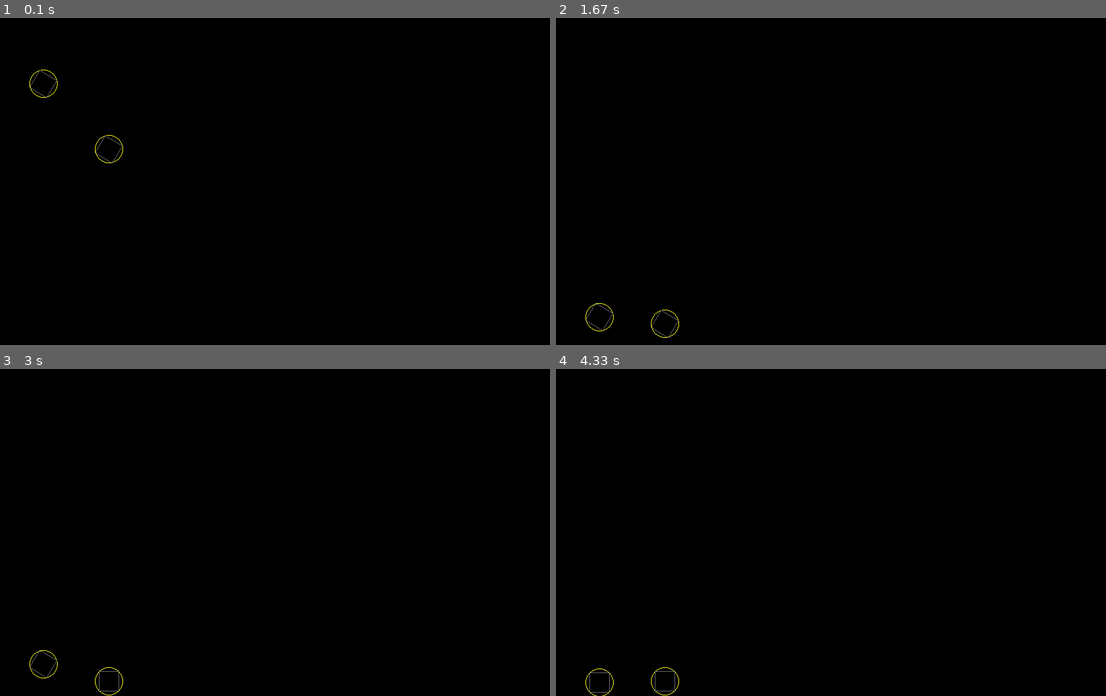
Above: before the commit, frames 1-4 (two rows, left to right).
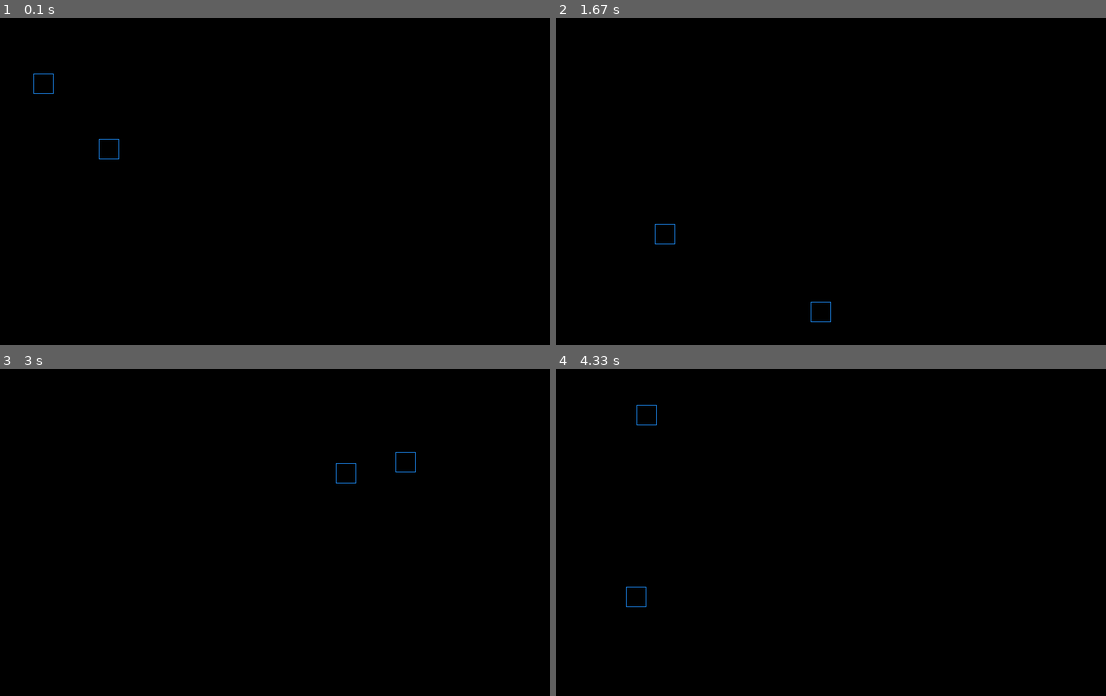
Above: after the commit, the same moments.

Repository: Aaroney13/2D-pygame-engine
Game: pygame game, started from Physicsstart.py
Same seed, same stepped clock (60 frames per second), same inputs: the game is played once before the commit and once after it.
Inputs (mouse positions are in pixels of both pictures, inside the frame that each line leads up to):
- Up to frame 1 (0.1 s): no input
- Up to frame 2 (1.67 s): press the mouse at (600, 93) at 0.37 s; move the mouse to (699, 93) at 0.47 s; release the mouse at (803, 93) at 0.6 s; press the mouse at (820, 93) at 0.7 s; move the mouse to (721, 184) at 0.8 s; release the mouse at (622, 276) at 0.93 s; press the mouse at (600, 292) at 1.03 s; move the mouse to (655, 210) at 1.13 s; release the mouse at (710, 129) at 1.27 s; press the mouse at (715, 112) at 1.37 s; move the mouse to (765, 207) at 1.47 s; release the mouse at (814, 299) at 1.6 s
- Up to frame 3 (3 s): press the mouse at (269, 669) at 1.7 s; move the mouse to (159, 594) at 1.8 s; release the mouse at (55, 522) at 1.93 s; press the mouse at (33, 509) at 2.03 s; move the mouse to (236, 581) at 2.13 s; release the mouse at (434, 650) at 2.27 s; press the mouse at (473, 663) at 2.37 s; move the mouse to (445, 581) at 2.47 s; release the mouse at (418, 503) at 2.6 s; press the mouse at (110, 650) at 2.7 s; move the mouse to (220, 568) at 2.8 s; release the mouse at (330, 486) at 2.93 s
- Up to frame 4 (4.33 s): press the mouse at (957, 457) at 3.03 s; move the mouse to (803, 496) at 3.13 s; release the mouse at (655, 535) at 3.27 s; press the mouse at (946, 440) at 3.37 s; move the mouse to (836, 539) at 3.47 s; release the mouse at (732, 637) at 3.6 s; press the mouse at (704, 656) at 3.7 s; move the mouse to (803, 617) at 3.8 s; release the mouse at (897, 578) at 3.93 s; press the mouse at (919, 571) at 4.03 s; move the mouse to (792, 499) at 4.13 s; release the mouse at (666, 424) at 4.27 s

The runs differ from the first frame. In frame 1, 0.2% of the frame differs, in the area x 5-23%, y 15-45%; in frame 2, 0.2%; in frame 3, 0.2%; in frame 4, 0.2%, in the area x 5-23%, y 11-100%.

Commit message:
Update Physicsstart.py

Diff:
--- a/Physicsstart.py
+++ b/Physicsstart.py
@@ -8,6 +8,8 @@
 global stop
 global vectormovetime
 global vectormovestop
+global ismoving
+ismoving = True
 start = time.time()
 stop = 0.0
 WIN = pygame.display.set_mode((WIDTH, HEIGHT))
@@ -35,8 +37,12 @@
         self.height = height
         self.xspeed = xspeed
         self.yspeed = yspeed
+        self.ismoving = True
+        self.rolling = False
         self.angleval = angleval
-        self.radius = int(math.sqrt(2 * math.pow(self.width / 2, 2)))
+        self.velocity = 0
+      #  self.radius = int(math.sqrt(2 * math.pow(self.width / 2, 2)))
+        self.radius = int(self.width / 2)
         totalx = 0
         totaly = 0
         self.center = (totalx, totaly)
@@ -44,21 +50,23 @@
         for e in range(len(self.points2)):
             self.points2[e] = (self.points[e][0] + self.center[0], self.points[e][1] + self.center[1])
         rotate_thing()
-        for e in range(len(self.points2)):
-            pygame.gfxdraw.circle(WIN, int(self.center[0]), int(self.center[1]), self.radius, (240, 240, 20))
-        pygame.gfxdraw.polygon(WIN, self.points2, (100, 100, 100))
+        #for e in range(len(self.points2)):
+         #   pygame.gfxdraw.circle(WIN, int(self.center[0]), int(self.center[1]), self.radius, (240, 240, 20))
+        pygame.gfxdraw.polygon(WIN, self.points2, (30, 144, 255))
 
 def gravity(x):
-    if (b[x].center[1] < HEIGHT - (b[x].radius + 2)):
-        stop = time.time()
-        b[x].yspeed = b[x].yspeed + (9.8 * (stop - start))
-        vectorMovement(x)
+    if (math.fabs(b[x].yspeed) > 0):
+        b[x].ismoving = True
+    if (b[x].ismoving):
+        if (b[x].center[1] < HEIGHT - (b[x].radius)):
+            b[x].velocity = math.sqrt(math.pow(b[x].xspeed, 2) + math.pow(b[x].yspeed, 2))
+            b[x].rolling = False
+            stop = time.time()
+            b[x].yspeed = b[x].yspeed + (9.8 * (stop - start))
 
 def mouseclick():
     for r in range(len(b)):
         print("clicking")
-        b[r].yspeed = 0
-        b[r].xspeed = 0
         pygame.event.get()
         if  pygame.mouse.get_pos()[0] < (b[r].center[0] + (b[r].width / 2)) and pygame.mouse.get_pos()[0] > (b[r].center[0] - (b[r].width / 2 )) and pygame.mouse.get_pos()[1] > (b[r].center[1] - (b[r].width / 2)) and pygame.mouse.get_pos()[1] < b[r].center[1] + (b[r].width / 2):
             global start
@@ -68,11 +76,14 @@
             global colliding
             print("within")
             colliding = False
+            b[r].ismoving = True
             queueX = [pygame.mouse.get_pos()[0], pygame.mouse.get_pos()[0], pygame.mouse.get_pos()[0], pygame.mouse.get_pos()[0], pygame.mouse.get_pos()[0]]
             queueY = [pygame.mouse.get_pos()[1], pygame.mouse.get_pos()[1], pygame.mouse.get_pos()[1], pygame.mouse.get_pos()[1], pygame.mouse.get_pos()[1]]
             start = time.time()
             vectormovetime = time.time()
             while (pygame.mouse.get_pressed() == (1, 0, 0)):
+                b[r].xspeed = 0
+                b[r].yspeed = 0
                 vectormovestop = time.time()
                 if (vectormovestop - vectormovetime > 1/60):
                     vectormovetime = time.time()
@@ -80,6 +91,7 @@
                         if (e != r):
                             collidingwall(e)
                             gravity(e)
+                            vectorMovement(e)
                 pygame.event.get()
                 b[r].center = pygame.mouse.get_pos()
                 draw_window()
@@ -91,8 +103,6 @@
                     queueX.pop(0)
                     queueY.append(Yspeed)
                     queueY.pop(0)
-                  #  print("xspeed", Xspeed)
-                   # print("Yspeed", Yspeed)
                     start = time.time()
                 b[r].xspeed = queueX[len(queueX) - 1] - queueX[0]
                 b[r].yspeed = queueY[len(queueY) - 1] - queueY[0]
@@ -107,28 +117,40 @@
 
 global colliding
 def collidingwall(r):
+    print("b[r].yspeed", b[r].yspeed)
     if (b[r].radius + b[r].center[0]) > (WIDTH - 2):
+        b[r].angleval = b[r].angleval * -1
+        b[r].angleval += b[r].velocity
         print("hitting right")
         b[r].center = (b[r].center[0] - 10, b[r].center[1])
         b[r].xspeed = b[r].xspeed * -.9
-    if (b[r].radius + b[r].center[0]) < 2:
+    if (b[r].center[0] - b[r].radius) < 2:
+        b[r].angleval = b[r].angleval * -1
+        b[r].angleval -= b[r].velocity
         print("hitting left")
         b[r].center = (b[r].center[0] + 10, b[r].center[1])
         b[r].xspeed = b[r].xspeed * -.9
     if (b[r].center[1] > HEIGHT - (b[r].radius + 2) and math.fabs(b[r].yspeed) > 0):
-        if (math.fabs(b[r].yspeed)  < 50):
+      #  b[r].angleval = b[r].angleval
+        b[r].angleval -= b[r].velocity
+        if (math.fabs(b[r].yspeed * .3)  < 3):
+            b[r].ismoving = False
             print("should stop")
+            if (math.fabs(b[r].xspeed) > 0):
+       #         b[r].velocity = b[r].velocity * -.01
+                b[r].rolling = True
             b[r].yspeed = 0
-        b[r].center = (b[r].center[0], b[r].center[1] - 10)
+            if (math.fabs(b[r].xspeed) < 20):
+                b[r].xspeed = 0
+        b[r].center = (b[r].center[0], b[r].center[1] - 2)
         b[r].yspeed = b[r].yspeed * -.9
-#    for othershapes in range(len(b)):
- #       if (othershapes != r):
-  #          if math.fabs(b[r].center[0] - b[othershapes].center[0]) < (b[r].radius + b[othershapes].radius) and math.fabs(b[r].center[1] - b[othershapes].center[1]) < (b[r].radius + b[othershapes].radius):
-             #   b[r].yspeed = b[r].yspeed + b[]
-   #             b[r].xspeed = (b[r].xspeed + b[othershapes].xspeed) * .9
-    #            b[othershapes].xspeed = (b[r].xspeed + b[othershapes].xspeed) * .9
-            #    b[othershapes].yspeed = b[othershapes].yspeed * -.9
-            #    b[othershapes].xspeed = b[othershapes].xspeed * -.9
+    for othershapes in range(len(b)):
+        if (othershapes != r):
+            if math.fabs(b[r].center[0] - b[othershapes].center[0]) < (b[r].radius + b[othershapes].radius) and math.fabs(b[r].center[1] - b[othershapes].center[1]) < (b[r].radius + b[othershapes].radius):
+                b[r].yspeed = (b[r].yspeed + b[othershapes].yspeed) * .9
+                b[r].xspeed = (b[r].xspeed + b[othershapes].xspeed) * .9
+                b[othershapes].yspeed = (b[r].yspeed + b[othershapes].yspeed) * -.9
+                b[othershapes].xspeed = (b[r].xspeed + b[othershapes].xspeed) * -.9
 
 
 
@@ -144,11 +166,13 @@
     return new_point
 
 def vectorMovement(r):
-    for s in range(len(b[r].points2)):
-        if  b[r].points2[s][1] < HEIGHT - b[r].width:
-            if (isMoving(r)):
-                b[r].center = (b[r].center[0] + .03 * b[r].xspeed, b[r].center[1] + .03 * b[r].yspeed)
-                draw_window()
+    if (isMoving(r)):
+        gravity(r)
+        b[r].center = (b[r].center[0] + .03 * b[r].xspeed, b[r].center[1] + .03 * b[r].yspeed)
+        if (b[r].rolling):
+            b[r].xspeed = b[r].xspeed * .5
+            if (b[r].xspeed < 3):
+                b[r].xspeed = 0
 
 
 def rotate_thing():
@@ -156,8 +180,10 @@
         if isMoving(r):
             for a in range(len(b[r].points2)):
                 if (b[r].angleval > 0):
-                    b[r].angleval = b[r].angleval
+                    b[r].angleval -= 1
                 if (b[r].angleval < 0):
+                    b[r].angleval += 1
+                if (b[r].angleval < .2 and b[r].angleval > -.2):
                     b[r].angleval = 0
                 b[r].points2[a] = rotate_point(b[r].points2[a], b[r].angleval, b[r].center)
 
@@ -169,6 +195,8 @@
     c.center = (200, 200)
     b.append(a)
     b.append(c)
+   # d = shape(30, 30, 0, 0, 30, [(-15, -15), (15, -15), (15, 15), (-15, 15)])
+    #b.append(d)
     run = True
     global colliding
     colliding = False
@@ -185,6 +213,7 @@
         for x in range(len(b)):
             collidingwall(x)
             gravity(x)
+            vectorMovement(x)
 
         draw_window()
 
